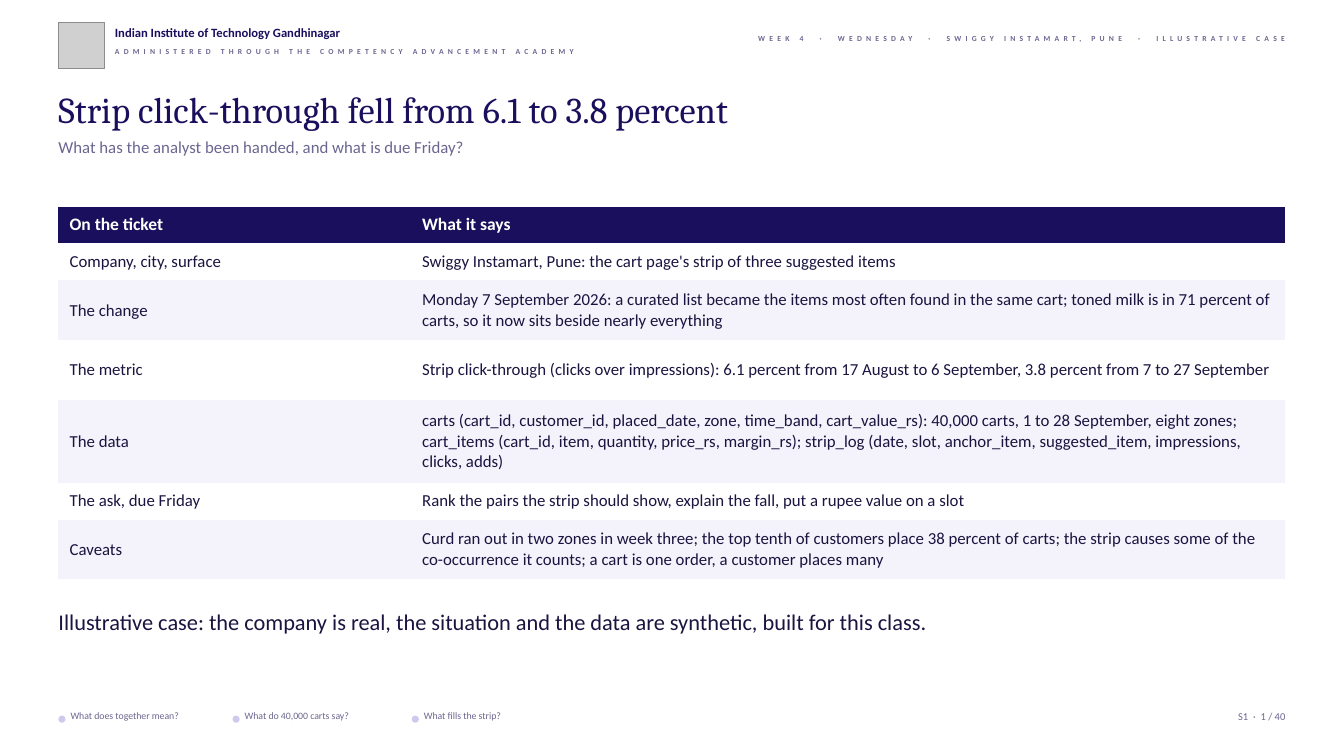
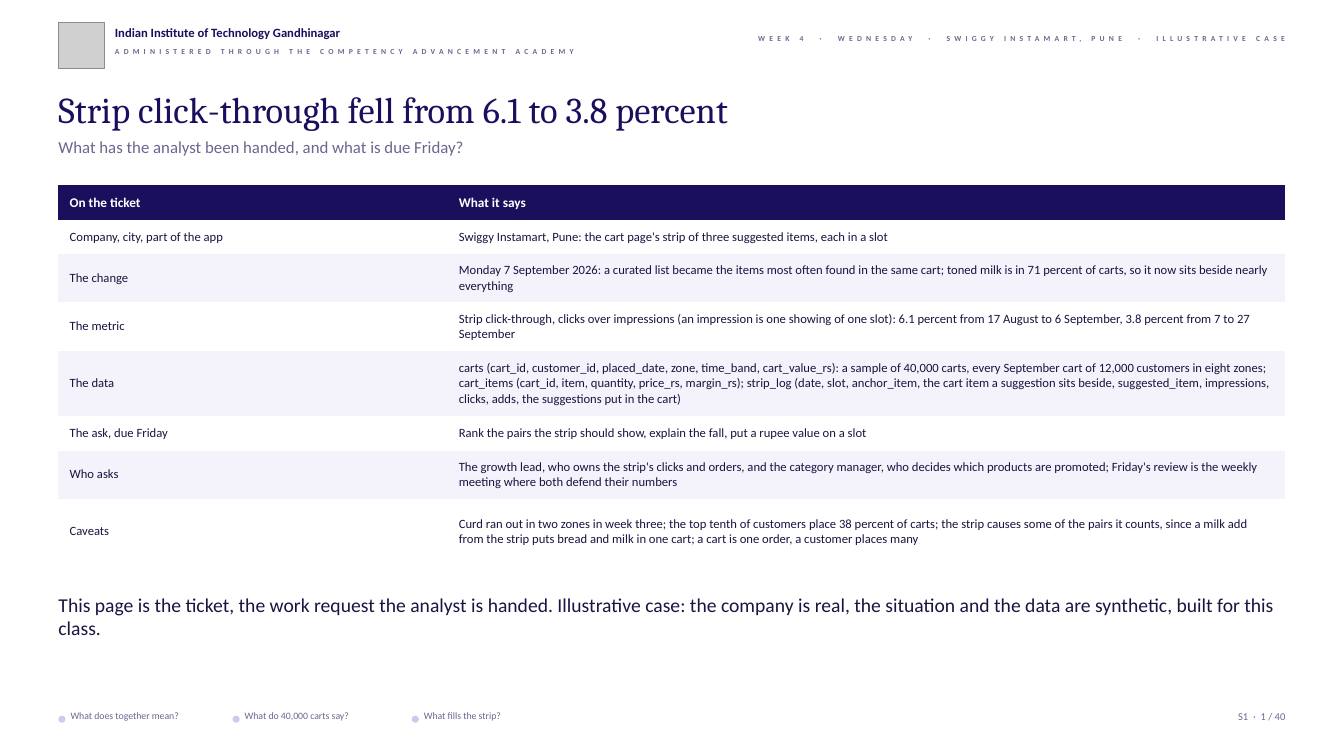
Before and after one commit to fde-academy-lab/c2-content-factory, a slide deck: slide 1 of content/W04/D3/slides/C2_W04_D03_half1_STUDENT.pptx. Drawn at 1344x756 pixels with LibreOffice and Linux fonts; fonts in the diff are those of the drawing; grey boxes stand for pictures; background and template pictures are left out. Boxes give left, top, right and bottom in pixels: in the first picture for what was removed or moved away, otherwise in the second. Text is boxed around its words. In the diff, an @@ line names an element or a change of style, - is before the commit and + after.

```diff
--- a/content/W04/D3/slides/C2_W04_D03_half1_STUDENT.pptx
+++ b/content/W04/D3/slides/C2_W04_D03_half1_STUDENT.pptx
@@ table at box(58, 186, 1286, 565) @@
-row 2, column 1: Company, city, surface
+row 2, column 1: Company, city, part of the app
-row 2, column 2: Swiggy Instamart, Pune: the cart page's strip of three suggested items
+row 2, column 2: Swiggy Instamart, Pune: the cart page's strip of three suggested items, each in a slot
-row 4, column 2: Strip click-through (clicks over impressions): 6.1 percent from 17 August to 6 September, 3.8 percent from 7 to 27 September
+row 4, column 2: Strip click-through, clicks over impressions (an impression is one showing of one slot): 6.1 percent from 17 August to 6 September, 3.8 percent from 7 to 27 September
-row 5, column 2: carts (cart_id, customer_id, placed_date, zone, time_band, cart_value_rs): 40,000 carts, 1 to 28 September, eight zones; cart_items (cart_id, item, quantity, price_rs, margin_rs); strip_log (date, slot, anchor_item, suggested_item, impressions, clicks, adds)
+row 5, column 2: carts (cart_id, customer_id, placed_date, zone, time_band, cart_value_rs): a sample of 40,000 carts, every September cart of 12,000 customers in eight zones; cart_items (cart_id, item, quantity, price_rs, margin_rs); strip_log (date, slot, anchor_item, the cart item a suggestion sits beside, suggested_item, impressions, clicks, adds, the suggestions put in the cart)
-row 7: Caveats | Curd ran out in two zones in week three; the top tenth of customers place 38 percent of carts; the strip causes some of the co-occurrence it counts; a cart is one order, a customer places many
+row 7: Who asks | The growth lead, who owns the strip's clicks and orders, and the category manager, who decides which products are promoted; Friday's review is the weekly meeting where both defend their numbers
+row 8: Caveats | Curd ran out in two zones in week three; the top tenth of customers place 38 percent of carts; the strip causes some of the pairs it counts, since a milk add from the strip puts bread and milk in one cart; a cart is one order, a customer places many
@@ table: place and size @@
-table at box(58, 207, 1287, 580)
+table at box(58, 186, 1286, 565)
@@ text at box(58, 598, 1273, 635): text changed; size 16 to 14 pt @@
-Illustrative case: the company is real, the situation and the data are synthetic, built for this class.
+This page is the ticket, the work request the analyst is handed. Illustrative case: the company is real, the situation and the data are synthetic, built for this class.
```
Also in this commit, not shown: 22 other slides changed, 5 other files.
